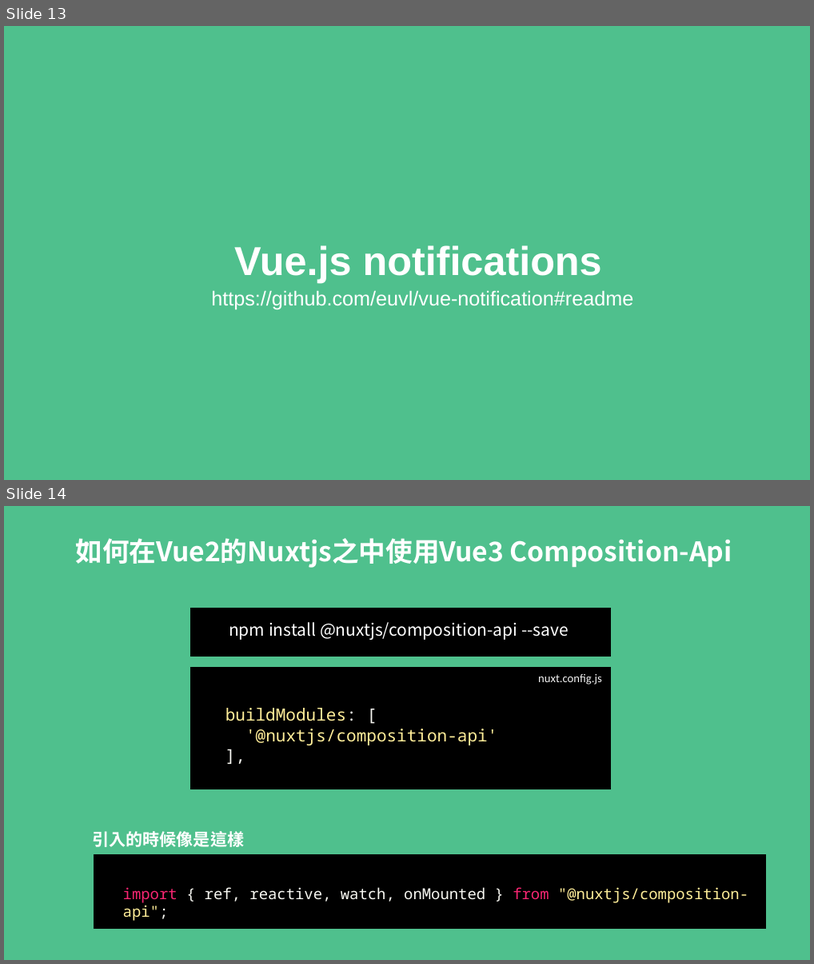
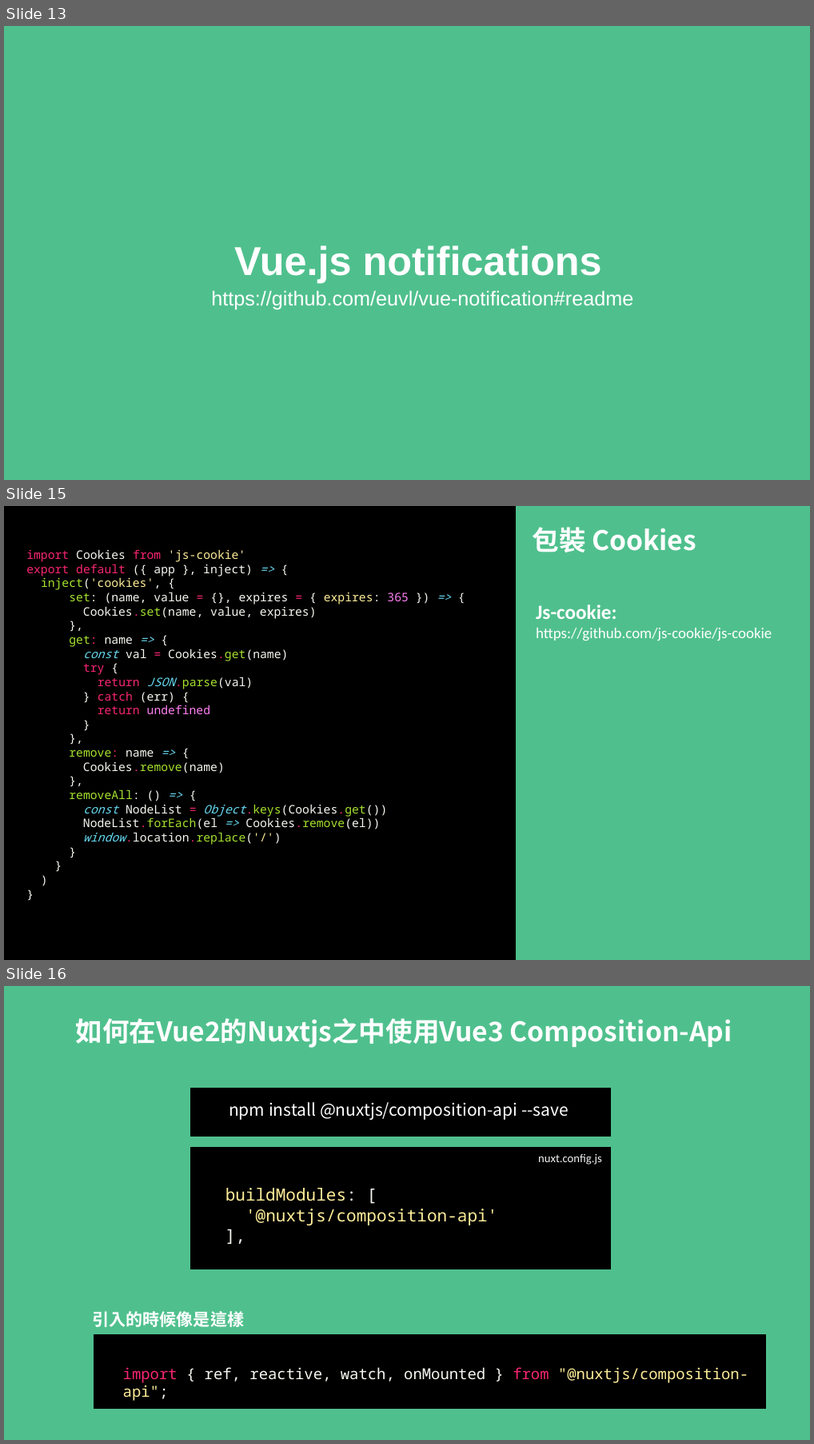
Before and after one commit to MikeOnlineCourse/Vue3_Course_Nuxt_Example, a slide deck: nuxt.pptx. Shown one above the other, each under a label of ours: slides 13 and 14 before the commit, slides 13, 15 and 16 after it; the slides between them are not shown. The pictures are 814x964 and 814x1444 pixels, drawn with LibreOffice and Linux fonts; fonts in the diff are those of the drawing. Boxes give left, top, right and bottom in pixels: in the first picture for what was removed or moved away, otherwise in the second. Text is boxed around its words. In the diff, an @@ line names an element or a change of style, - is before the commit and + after.

```diff
--- a/nuxt.pptx
+++ b/nuxt.pptx
@@ slide 15 added at [4,506,810,960], background #4FC08D @@
@@ rectangle added at [4,506,516,960], fill #000000, outline #000000 1 pt @@
@@ text added at [532,527,697,552], 32 pt, text #FFFFFF, bold @@
+包裝 Cookies
@@ text added at [26,549,408,844], 14 pt, text #F8F8F2 @@
+import Cookies from 'js-cookie'
+export default ({ app }, inject) => {
+inject('cookies', {
+set: (name, value = {}, expires = { expires: 365 }) => {
+Cookies.set(name, value, expires)
+},
+get: name => {
+const val = Cookies.get(name)
+try {
+return JSON.parse(val)
+} catch (err) {
+return undefined
+}
+},
+remove: name => {
+Cookies.remove(name)
+},
+removeAll: () => {
+const NodeList = Object.keys(Cookies.get())
+NodeList.forEach(el => Cookies.remove(el))
+window.location.replace('/')
+}
+}
+)
+}
@@ text added at [536,604,772,640], 18 pt, text #FFFFFF @@
+Js-cookie:
+https://github.com/js-cookie/js-cookie
@@ what was slide 14 is now slide 16 @@
```
Also in this commit, not shown: 1 other slide added, 27 other files.
